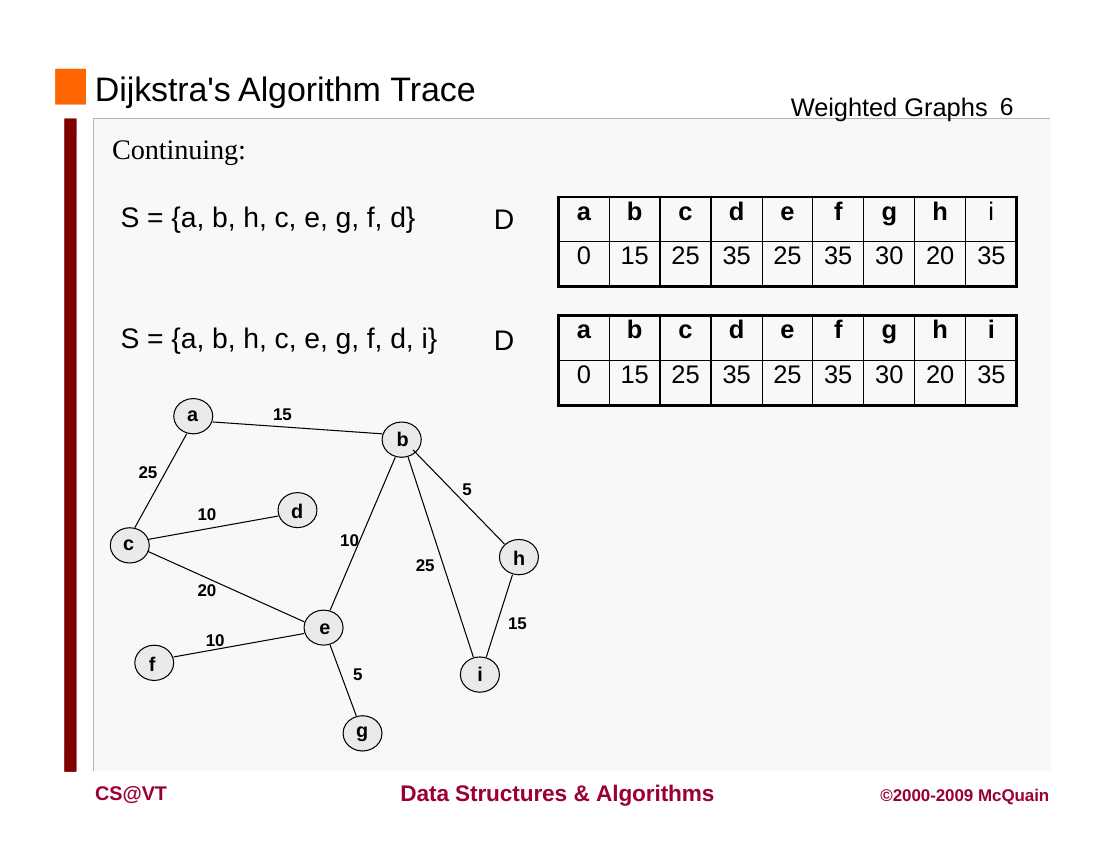
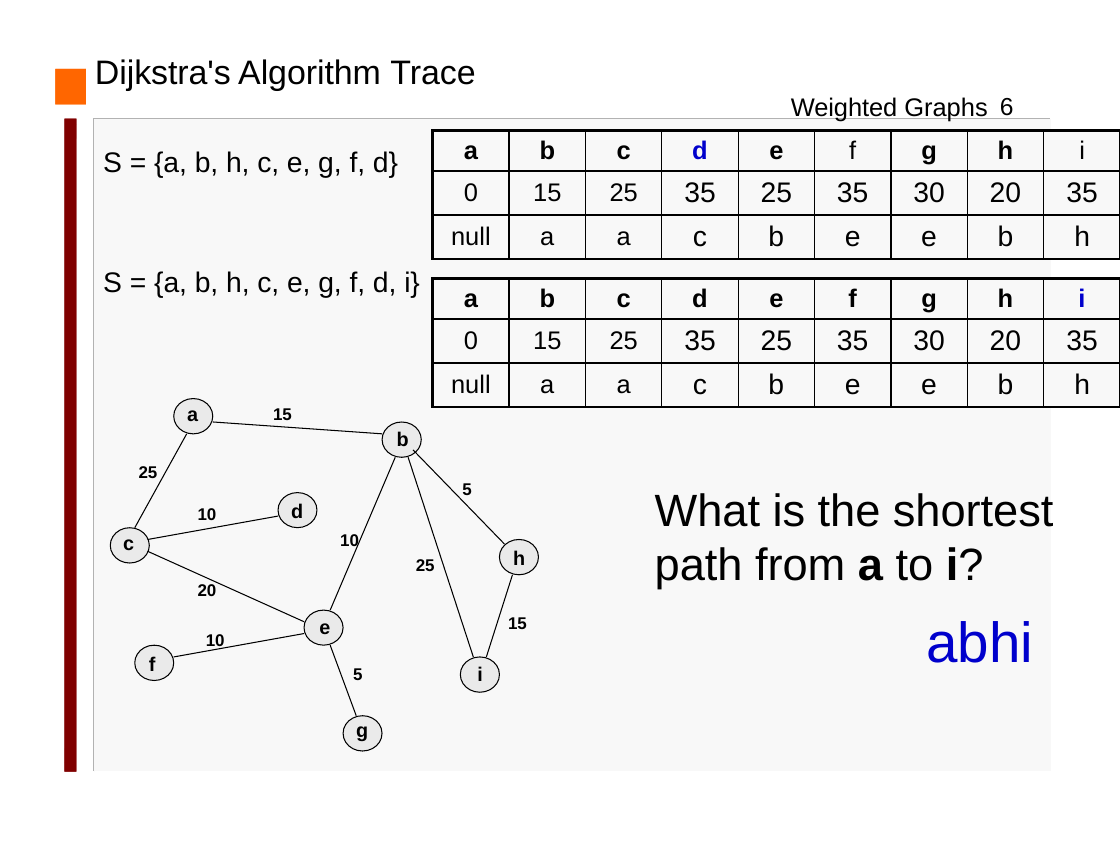
Before and after one commit to Cy-FairCS/cs3, a slide deck: slide 7 of u09a_graphTheory/notes/5 Weighted Graphs/Dijkstra's Algorithm.pptx. Drawn at 1120x865 pixels with LibreOffice and Linux fonts; fonts in the diff are those of the drawing. Boxes give left, top, right and bottom in pixels: in the first picture for what was removed or moved away, otherwise in the second. Text is boxed around its words. In the diff, an @@ line names an element or a change of style, - is before the commit and + after.

```diff
--- a/u09a_graphTheory/notes/5 Weighted Graphs/Dijkstra's Algorithm.pptx
+++ b/u09a_graphTheory/notes/5 Weighted Graphs/Dijkstra's Algorithm.pptx
@@ title "Dijkstra's Algorithm Trace": place and size @@
-title "Dijkstra's Algorithm Trace" at bbox=[95, 76, 475, 108]
+title "Dijkstra's Algorithm Trace" at bbox=[95, 59, 475, 91]
@@ text "S = {a, b, h, ...": place and size @@
-text "S = {a, b, h, ..." at bbox=[121, 206, 415, 233]
+text "S = {a, b, h, ..." at bbox=[103, 151, 398, 178]
@@ text removed at bbox=[112, 140, 246, 164] @@
-Continuing:
@@ table at bbox=[433, 130, 1120, 259] @@
+row 3: null | a | a | c | b | e | e | b | h
@@ table: place and size @@
-table at bbox=[558, 198, 1016, 287]
+table at bbox=[433, 130, 1120, 259]
@@ text removed at bbox=[494, 209, 514, 229] @@
-D
@@ text "S = {a, b, h, ...": place and size @@
-text "S = {a, b, h, ..." at bbox=[121, 327, 438, 353]
+text "S = {a, b, h, ..." at bbox=[103, 271, 420, 298]
@@ table at bbox=[433, 279, 1120, 407] @@
+row 3: null | a | a | c | b | e | e | b | h
@@ table: place and size @@
-table at bbox=[558, 316, 1016, 405]
+table at bbox=[433, 279, 1120, 407]
@@ text removed at bbox=[494, 330, 514, 350] @@
-D
@@ text added at bbox=[655, 493, 1054, 589], 32 pt, text #000000 @@
+What is the shortest path from a to i?
@@ text added at bbox=[926, 621, 1033, 663], 40 pt, text #0000CC @@
+abhi
@@ text removed at bbox=[95, 786, 167, 803] @@
-CS@VT
@@ text removed at bbox=[400, 784, 714, 806] @@
-Data Structures & Algorithms
@@ text removed at bbox=[880, 788, 1049, 805] @@
-©2000-2009 McQuain
```
Also in this commit, not shown: 3 other slides changed, 1 other file.
